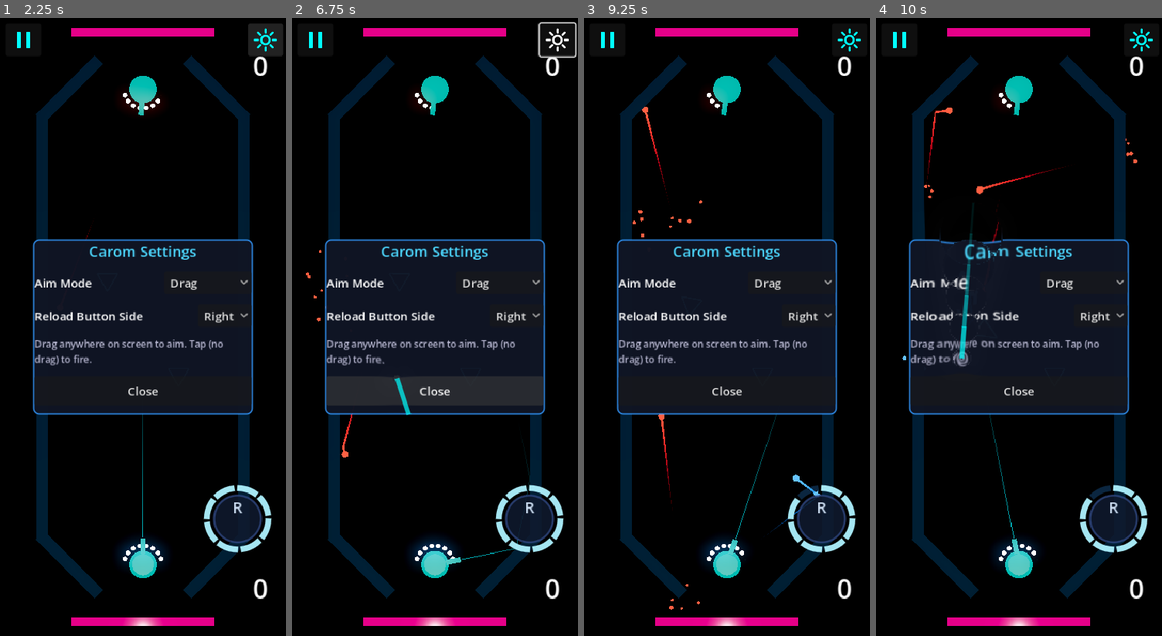
Above: before the commit, frames 1-4 (left to right).
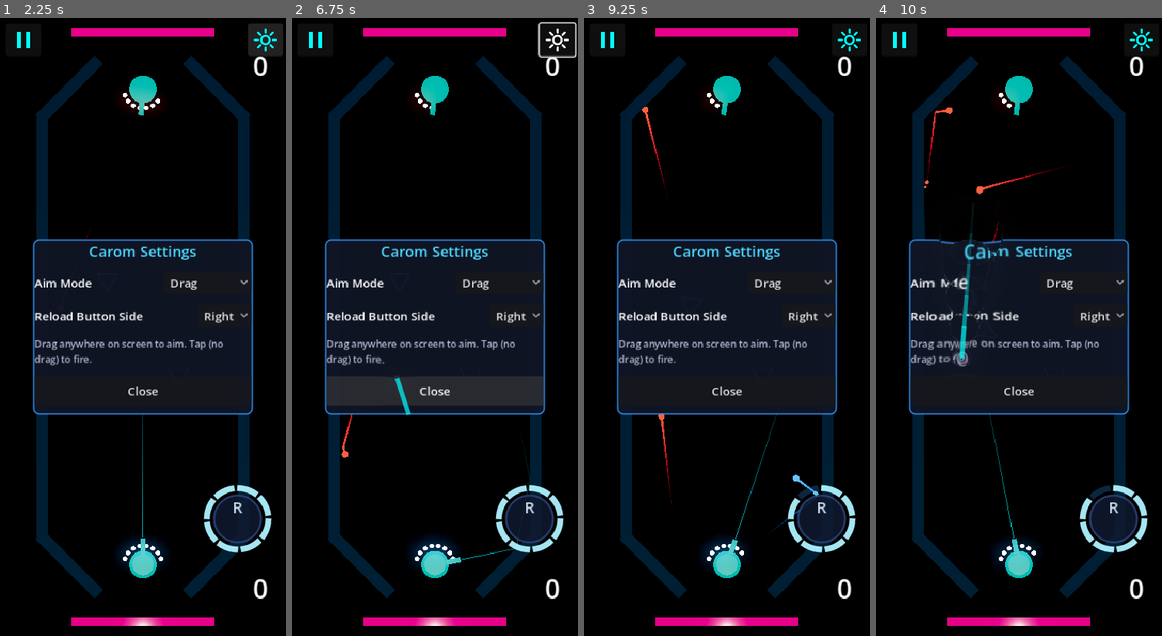
Above: after the commit, the same moments.

Repository: mchambers-mojang/sweet-vinegar-games
Game: Godot game, scene res://carom/scenes/carom_arena.tscn
Two runs of this game, one before a commit and one after it. Both use one fixed random seed, a clock stepped at 60 frames per second and the inputs below. This scene is started directly instead of the project's main scene.
Inputs (mouse positions are in pixels of both pictures, inside the frame that each line leads up to):
- Up to frame 1 (2.25 s): click (22, 42) at 0.5 s; click "Resume" at 1.25 s; click (265, 42) at 2 s
- Up to frame 2 (6.75 s): click "Drag" at 2.75 s; click "Right" at 3.5 s; tap Enter (ui_accept) at 4.25 s; drag from (529, 518) to (463, 191) at 4.27 s; drag from (377, 357) to (420, 450) at 5.02 s; move the mouse to (463, 191) at 5.77 s; hold Right (ui_right) 5.78-6.5 s; tap Ctrl at 5.85 s; drag from (420, 450) to (349, 234) at 6.52 s
- Up to frame 3 (9.25 s): move the mouse to (812, 419) at 7.27 s; hold Left (ui_left) 7.28-8 s; tap C at 7.35 s; tap Enter (ui_accept) at 7.52, 8, 8.75 s; drag from (641, 234) to (684, 172) at 8.02 s; move the mouse to (741, 327) at 8.77 s; hold Left (ui_left) from 8.78 s (still down); tap 1 at 8.85 s; click (741, 327) at 8.92 s
- Up to frame 4 (10 s): release Left (ui_left) at 9.5 s; drag from (976, 172) to (961, 357) at 9.52 s

Frame 1 is identical in both runs. In frame 2, less than 0.1% of the frame differs, in the area x 4-12%, y 37-50%; in frame 3, less than 0.1%, in the area x 17-83%, y 29-96%; in frame 4, less than 0.1%.

Commit message:
tweak(carom): reduce wall hit spark intensity
Wall sparks: 8->4 particles, shorter lifetime (0.4->0.25s), slower speed
(6->4), tighter spread (0.6->0.3). Puck sparks also slightly toned down
(20->14, speed 10->8) so wall hits feel clearly secondary.

Co-authored-by: Copilot <223556219+Copilot@users.noreply.github.com>

Diff:
--- a/carom/scripts/effects/carom_impact_spawner.gd
+++ b/carom/scripts/effects/carom_impact_spawner.gd
@@ -5,11 +5,11 @@
 ## Attach as child of the arena or match controller.
 ## Call register_projectile() for each new projectile.
 
-const WALL_PARTICLE_COUNT: int = 8
-const PUCK_PARTICLE_COUNT: int = 20
-const SPARK_LIFETIME: float = 0.4
-const SPARK_SPEED: float = 6.0
-const PUCK_SPARK_SPEED: float = 10.0
+const WALL_PARTICLE_COUNT: int = 4
+const PUCK_PARTICLE_COUNT: int = 14
+const SPARK_LIFETIME: float = 0.25
+const SPARK_SPEED: float = 4.0
+const PUCK_SPARK_SPEED: float = 8.0
 
 var _screen_shake: CaromScreenShake = null
 var _registered: Array[CaromProjectile] = []
@@ -49,7 +49,7 @@
 
 ## Spawn a wall-hit spark effect at position, spraying in the given direction.
 func spawn_wall_impact(pos: Vector3, normal: Vector3, color: Color) -> void:
-	_spawn_sparks(pos, normal, color, WALL_PARTICLE_COUNT, SPARK_SPEED, 0.6)
+	_spawn_sparks(pos, normal, color, WALL_PARTICLE_COUNT, SPARK_SPEED, 0.3)
 
 
 ## Spawn a puck-hit burst at position.
